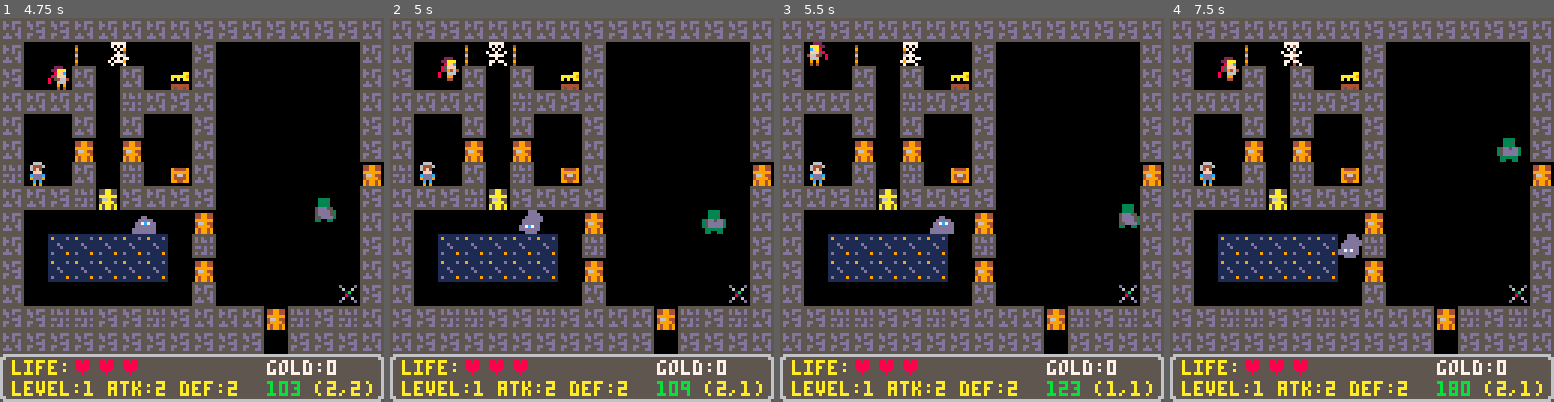
Above: before the commit, frames 1-4 (left to right).
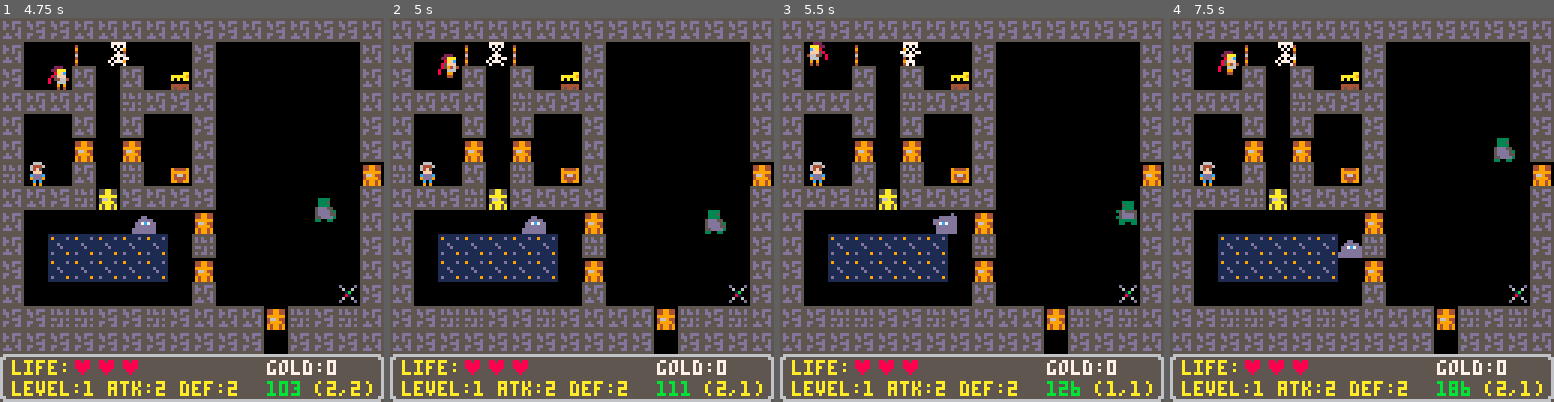
Above: after the commit, the same moments.

Repository: lauripaulo/pico8-games
Game: PICO-8 cartridge carts/yarpg/yarpg.p8
Same seed, same stepped clock (60 frames per second), same inputs: the game is played once before the commit and once after it.
Inputs:
- Up to frame 1 (4.75 s): tap X (X key) at 0.33, 1.07, 1.85, 2.97, 4.08 s; hold Right 1.6-2.1 s; hold Up 2.15-2.42 s; hold Right 2.47-3.03 s; hold Left 3.08-3.58 s; hold Down 3.63-3.97 s; hold Right 4.02-4.68 s; hold Up from 4.73 s (still down)
- Up to frame 2 (5 s): keep holding Up
- Up to frame 3 (5.5 s): release Up at 5.03 s; hold Left from 5.08 s (still down); tap X (X key) at 5.2 s
- Up to frame 4 (7.5 s): release Left at 5.68 s; hold Down 5.73-6.03 s; hold Right 6.08-6.58 s; tap X (X key) at 6.32, 7.43 s; hold Right 6.63-7.13 s; hold Up 7.18-7.45 s

Frame 1 is identical in both runs. In frame 2, 0.7% of the frame differs, in the area x 12-88%, y 8-99%; in frame 3, 0.4%; in frame 4, 0.9%, in the area x 12-92%, y 6-97%.

Commit message:
Last changes update.

Diff:
--- a/carts/yarpg/yarpg.p8
+++ b/carts/yarpg/yarpg.p8
@@ -419,13 +419,14 @@
 -- tg: target obj
 -- depth: how deep to search
 function findpath(ox,oy,tx,ty,depth)
+	printh()
 	printh("findpath("..ox..","..oy..","..tx..","..ty..","..depth..")")
 	local vist=0
 	local minfo={}
 	local cells,cur,fnd=0,nil,false
 	local start=newcell(ox,oy,nil)
 	equeue(minfo,start)
-	repeat
+	while vist<=depth do
 		vist+=1
 		cur=dqueue(minfo)
 		printh("->inspect cur: ("..cur.x..","..cur.y..") - visit: "..vist)
@@ -434,34 +435,43 @@
 			printh("->found! cur==tg")
 			break
 		end
-		cells=mvcells(cur.x,cur.y)
-		printh("->found #"..#cells.." cells")
-		for pm in all(cells) do
+		local cs=mvcells(cur.x,cur.y)
+		printh("->found #"..#cs.." cells")
+		for p in all(cs) do
 			local nc=newcell(
-				pm.x,pm.y,curr
+				p.x,p.y,curr
 			)
 			equeue(minfo,nc)
-			print("->add to minfo")
-		end
-		print("->minfo #="..#minfo)
-	until vist<=depth
+			printh("added to m info->p.x:"..p.x.." p.y:"..p.y)
+		end
+		printh("->minfo #="..#minfo)
+	end
 	printh("->search ends.")
+	local path={}
+	local i=0
+	while curr do
+		printh(">>step:"..i.." ("..curr.x..","..curr.y..")")
+		curr=curr.from
+		i+=1
+	end
 end
 
 function mvcells(mx,my)
 	printh("getmovcells("..mx..","..my..")")
-	local cells={}
+	local cs={}
 	for ds in all(directions) do
 		local xx=ds[1]+mx
 		local yy=ds[2]+my
 		printh("->cell ("..xx..","..yy..")")
-		if fget(mget(xx,yy),0) then
-			add(cells,{x=xx,y=yy})
-			printh("->can move to ("..xx..","..yy..")")
+		if xx>0 and yy>0 then
+			if not fget(mget(xx,yy),0) then
+				add(cs,{x=xx,y=yy})
+				printh("->can move to ("..xx..","..yy..")")
+			end
 		end
 	end
 	printh("end mvcells()")
-	return cells
+	return cs
 end
 
 -->8
